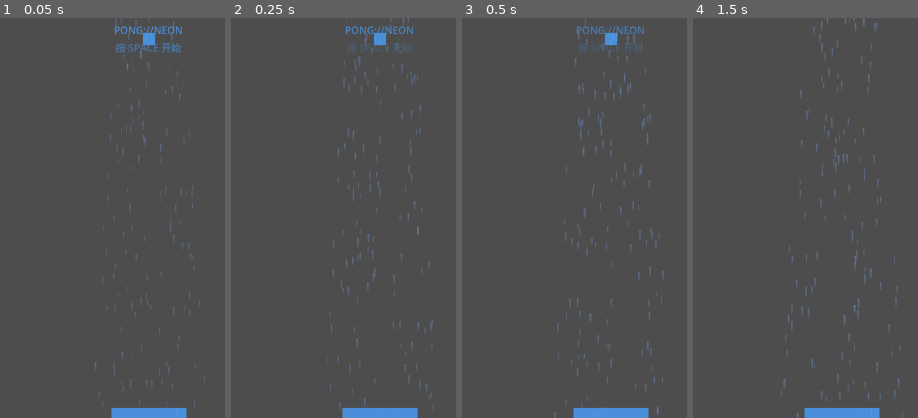
Above: before the commit, frames 1-4 (left to right).
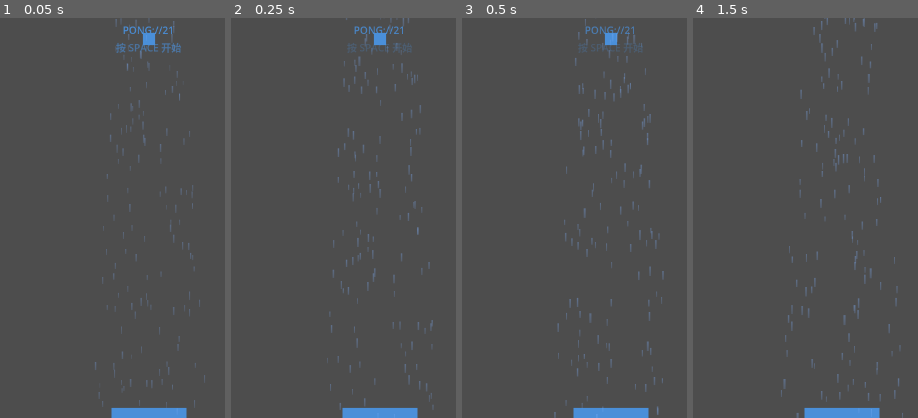
Above: after the commit, the same moments.

Repository: devvi/agent-game-test
Game: Godot game, scene res://scenes/Main.tscn
Two runs of this game, one before a commit and one after it. Both use one fixed random seed, a clock stepped at 60 frames per second and the inputs below.
Inputs (mouse positions are % of the whole screen's width and height, from its top left):
- Up to frame 1 (0.05 s): no input
- Up to frame 2 (0.25 s): no input
- Up to frame 3 (0.5 s): no input
- Up to frame 4 (1.5 s): tap Enter (ui_accept) at 0.5, 0.77 s; move the mouse to (72, 45) at 0.52 s; hold D (paddle_right) 0.53-1.28 s; click (72, 45) at 0.67 s; move the mouse to (30, 55) at 1.27 s; hold A (paddle_left) from 1.28 s (still down)
The pictures show only the part of the screen within x 17-67%, y 47-97%; the shares and areas given below are measured in that part.

The runs differ from the first frame. In frame 1, 0.4% of the frame differs, in the area x 51-81%, y 2-4%; in frame 2, 0.4%; in frame 3, 0.3%; in frame 4, nothing differs.

Commit message:
taste: PONG://21 命名同步 — 标题画面/project名/测试断言 (替代 #378 的 PONG://NEON)
用户 2026-08-13 拍板 PONG://21 (21 分制核心规则入名, 继承 :// 赛博语法)。
4 处: project.godot config/name, Main.tscn TitleLabel, ui_start_menu.tscn TitleLabel, test_ui_system.gd TC5-3。

Diff:
--- a/mini-pong/project.godot
+++ b/mini-pong/project.godot
@@ -10,7 +10,7 @@
 
 [application]
 
-config/name="PONG://NEON"
+config/name="PONG://21"
 config/description="A classic Pong game implementation"
 run/main_scene="res://scenes/Main.tscn"
 config/features=PackedStringArray("4.7")
--- a/mini-pong/scenes/Main.tscn
+++ b/mini-pong/scenes/Main.tscn
@@ -115,7 +115,7 @@
 alignment = 1
 
 [node name="TitleLabel" type="Label" parent="StartMenu/CenterContainer/VBoxContainer"]
-text = "PONG://NEON"
+text = "PONG://21"
 horizontal_alignment = 1
 font_size = 64
 modulate = Color(0.29, 0.56, 0.85, 1.0)
--- a/mini-pong/scenes/ui_start_menu.tscn
+++ b/mini-pong/scenes/ui_start_menu.tscn
@@ -18,7 +18,7 @@
 alignment = 1
 
 [node name="TitleLabel" type="Label" parent="CenterContainer/VBoxContainer"]
-text = "PONG://NEON"
+text = "PONG://21"
 horizontal_alignment = 1
 theme_override_font_sizes/font_size = 64
 modulate = Color(0.29, 0.56, 0.85, 1.0)
--- a/mini-pong/tests/test_ui_system.gd
+++ b/mini-pong/tests/test_ui_system.gd
@@ -183,7 +183,7 @@
 	var title: Label = instance.get_node_or_null("CenterContainer/VBoxContainer/TitleLabel")
 	_assert(title != null, "TC5-2: TitleLabel exists")
 	if title:
-		_assert(title.text == "PONG://NEON", "TC5-3: TitleLabel text is 'PONG://NEON'")
+		_assert(title.text == "PONG://21", "TC5-3: TitleLabel text is 'PONG://21'")
 		_assert(title.horizontal_alignment == HORIZONTAL_ALIGNMENT_CENTER, "TC5-4: TitleLabel centered")
 		_assert(title.get("theme_override_font_sizes/font_size") >= 48, "TC5-5: TitleLabel font_size >= 48")
 
